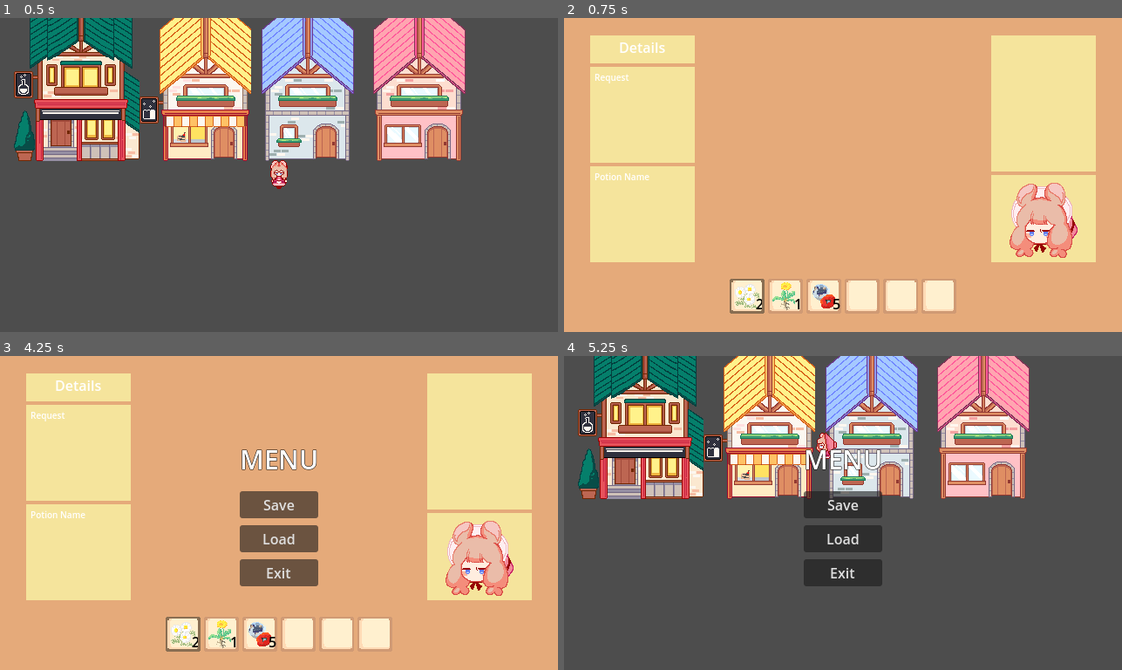
Above: before the commit, frames 1-4 (two rows, left to right).
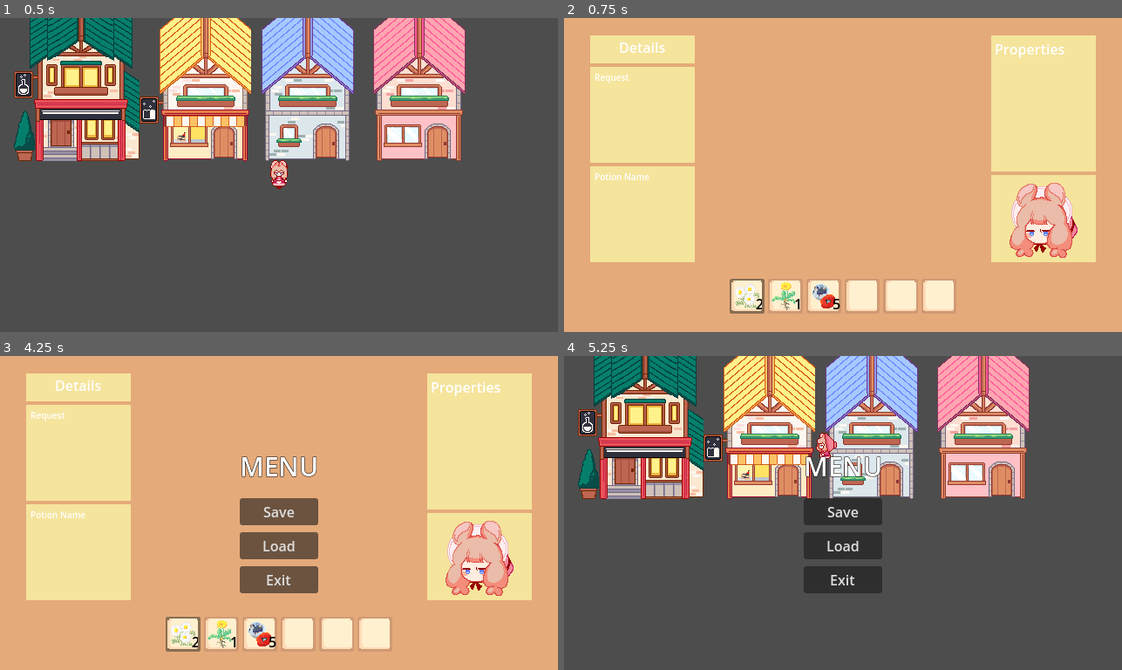
Above: after the commit, the same moments.

Repository: clara0/ApothecaryGame
Game: Godot game, scene res://scenes/main.tscn
Same seed, same stepped clock (60 frames per second), same inputs: the game is played once before the commit and once after it.
Inputs:
- Up to frame 1 (0.5 s): no input
- Up to frame 2 (0.75 s): tap Enter (enter) at 0.5 s; hold D (right) from 0.53 s (still down); tap C (craft_temp) at 0.6 s
- Up to frame 3 (4.25 s): tap Space at 1.25 s; release D (right) at 1.28 s; hold Escape (back) 1.28-2.03 s; tap Enter (enter) at 1.35, 2, 2.85 s; hold D (right) 2.03-2.78 s; tap C (craft_temp) at 2.1, 3.6 s; hold W (up) 2.78-3.53 s; hold A (left) from 3.53 s (still down); tap X (menu) at 4.15 s
- Up to frame 4 (5.25 s): tap Enter (enter) at 4.35 s; tap Space at 5 s; release A (left) at 5.03 s; hold Escape (back) from 5.03 s (still down); tap C (craft_temp) at 5.1 s

Frame 1 is identical in both runs. In frame 2, 0.2% of the frame differs, in the area x 77-90%, y 8-13%; in frame 3, 3.1%, in the area x 42-90%, y 8-76%; in frame 4, 2.9%.

Commit message:
add effects and flavors to ingredients

Diff:
--- a/inventory/inv_item.gd
+++ b/inventory/inv_item.gd
@@ -5,3 +5,17 @@
 @export var name: String = ""
 @export var texture: Texture2D
 @export var desc: String = ""
+@export var effects: Dictionary = {
+	"heat": 0,
+	"cool": 0,
+	"pain relief": 0,
+	"calm": 0,
+	"digestion": 0,
+}
+@export var flavors: Dictionary = {
+	"bitter": 0,
+	"salty": 0,
+	"sour": 0,
+	"spicy": 0,
+	"sweet": 0,
+}
--- a/inventory/invs/mat_inv_player.tres
+++ b/inventory/invs/mat_inv_player.tres
@@ -23,5 +23,4 @@
 
 [resource]
 script = ExtResource("2_vtbwh")
-name = ""
 inv_slots = Array[ExtResource("1_cx3ad")]([SubResource("Resource_vrrpd"), SubResource("Resource_k2exe"), SubResource("Resource_sp0gh")])
--- a/project.godot
+++ b/project.godot
@@ -12,7 +12,7 @@
 
 config/name="Apothecary Game"
 run/main_scene="res://scenes/main.tscn"
-config/features=PackedStringArray("4.3", "Forward Plus")
+config/features=PackedStringArray("4.5", "Forward Plus")
 config/icon="res://icon.svg"
 
 [autoload]
--- a/scenes/inventory/inv_detail.gd
+++ b/scenes/inventory/inv_detail.gd
@@ -8,7 +8,18 @@
 	$Detail/MarginContainer/VBoxContainer/FocusItem/VSplitContainer/Quantity
 @onready var desc: Label = \
 	$Detail/MarginContainer/VBoxContainer/ItemDesc/Desc
+@onready var effects: Label = \
+	$Detail/MarginContainer/VBoxContainer/Properties/HSplitContainer/Effects
+@onready var flavors: Label = \
+	$Detail/MarginContainer/VBoxContainer/Properties/HSplitContainer/Flavors
 
+
+func format_list(data: Dictionary):
+	var formatted: String = ""
+	for d in data:
+		if (data[d] != 0):
+			formatted += d + ": " + str(data[d]) + "\n"
+	return formatted.strip_edges(true, true)
 
 func load_slot(slot: InvSlot) -> void:
 	if slot == null:
@@ -18,10 +29,14 @@
 	name_label.text = slot.item.name
 	quantity.text = str(slot.quant)
 	desc.text = slot.item.desc
+	effects.text = format_list(slot.item.effects)
+	flavors.text = format_list(slot.item.flavors)
 
 
 func clear() -> void:
 	image.texture = null
-	name_label.text = "There is Nothing Here"
+	name_label.text = ""
 	quantity.text = "0"
-	desc.text = "filler text filler text this shouldn't show up"
+	desc.text = ""
+	effects.text = ""
+	flavors.text = ""
--- a/scenes/inventory/inv_detail.tscn
+++ b/scenes/inventory/inv_detail.tscn
@@ -81,10 +81,33 @@
 theme_override_constants/margin_bottom = 10
 
 [node name="Desc" type="Label" parent="Detail/MarginContainer/VBoxContainer/ItemDesc"]
-custom_minimum_size = Vector2(100, 80)
+custom_minimum_size = Vector2(100, 50)
 layout_mode = 2
 theme_override_font_sizes/font_size = 8
 text = "some random placeholder text description hello blahblah blah blahv uh huh yeah"
+autowrap_mode = 2
+
+[node name="Properties" type="MarginContainer" parent="Detail/MarginContainer/VBoxContainer"]
+layout_mode = 2
+theme_override_constants/margin_left = 5
+theme_override_constants/margin_right = 5
+
+[node name="HSplitContainer" type="HSplitContainer" parent="Detail/MarginContainer/VBoxContainer/Properties"]
+layout_mode = 2
+theme_override_constants/separation = 5
+
+[node name="Effects" type="Label" parent="Detail/MarginContainer/VBoxContainer/Properties/HSplitContainer"]
+custom_minimum_size = Vector2(92, 50)
+layout_mode = 2
+theme_override_font_sizes/font_size = 8
+text = "placeholder text
+more placeholder"
+
+[node name="Flavors" type="Label" parent="Detail/MarginContainer/VBoxContainer/Properties/HSplitContainer"]
+custom_minimum_size = Vector2(0, 50)
+layout_mode = 2
+theme_override_font_sizes/font_size = 8
+text = "placeholder flavor text"
 autowrap_mode = 2
 
 [node name="BonnieStats" type="HSplitContainer" parent="Detail/MarginContainer/VBoxContainer"]
@@ -125,12 +148,10 @@
 layout_mode = 2
 size_flags_vertical = 0
 theme_override_font_sizes/font_size = 8
-text = "Happiness:
-"
+text = "Happiness:"
 
 [node name="Money" type="Label" parent="Detail/MarginContainer/VBoxContainer/BonnieStats/MarginContainer/Stats"]
 layout_mode = 2
 size_flags_vertical = 0
 theme_override_font_sizes/font_size = 8
-text = "$$$:
-"
+text = "$$$:"
--- a/scenes/menus/game_menu.tscn
+++ b/scenes/menus/game_menu.tscn
@@ -1,6 +1,7 @@
-[gd_scene load_steps=2 format=3 uid="uid://co1hr67rpogvn"]
+[gd_scene load_steps=3 format=3 uid="uid://co1hr67rpogvn"]
 
 [ext_resource type="Script" uid="uid://5iqkf6hvoop4" path="res://scenes/menus/game_menu.gd" id="1_voayh"]
+[ext_resource type="Texture2D" uid="uid://srs5iam0fysa" path="res://graphics/ui/menu/header_button.png" id="2_q0jvu"]
 
 [node name="GameMenu" type="Control"]
 layout_mode = 3
@@ -37,6 +38,10 @@
 layout_mode = 2
 theme_override_constants/separation = 16
 
+[node name="Header" type="NinePatchRect" parent="MarginContainer/VBoxContainer"]
+layout_mode = 2
+texture = ExtResource("2_q0jvu")
+
 [node name="Label" type="Label" parent="MarginContainer/VBoxContainer"]
 layout_mode = 2
 theme_override_constants/outline_size = 2
--- a/scenes/menus/potion/bonnie.tscn
+++ b/scenes/menus/potion/bonnie.tscn
@@ -32,10 +32,24 @@
 layout_mode = 2
 texture = ExtResource("1_47p23")
 
-[node name="Label" type="Label" parent="VBoxContainer/MarginContainer/NinePatchRect"]
+[node name="MarginContainer" type="MarginContainer" parent="VBoxContainer/MarginContainer/NinePatchRect"]
+layout_mode = 0
+offset_right = 120.0
+offset_bottom = 156.0
+theme_override_constants/margin_left = 4
+theme_override_constants/margin_top = 4
+theme_override_constants/margin_right = 4
+theme_override_constants/margin_bottom = 4
+
+[node name="VBoxContainer" type="VBoxContainer" parent="VBoxContainer/MarginContainer/NinePatchRect/MarginContainer"]
 layout_mode = 2
-offset_right = 100.0
-offset_bottom = 23.0
+
+[node name="Label" type="Label" parent="VBoxContainer/MarginContainer/NinePatchRect/MarginContainer/VBoxContainer"]
+layout_mode = 2
+text = "Properties"
+
+[node name="Properties" type="Label" parent="VBoxContainer/MarginContainer/NinePatchRect/MarginContainer/VBoxContainer"]
+layout_mode = 2
 
 [node name="Bonnie" type="MarginContainer" parent="VBoxContainer"]
 custom_minimum_size = Vector2(120, 100)
--- a/scenes/menus/potion/ingredients.gd
+++ b/scenes/menus/potion/ingredients.gd
@@ -12,7 +12,6 @@
 
 @onready var inv = preload("res://inventory/invs/mat_inv_player.tres")
 @onready var slots = $GridContainer.get_children()
-
 
 # Called when the node enters the scene tree for the first time.
 func _ready() -> void:
--- a/scenes/menus/potion/potion_craft_menu.tscn
+++ b/scenes/menus/potion/potion_craft_menu.tscn
@@ -75,7 +75,7 @@
 layout_mode = 2
 size_flags_horizontal = 4
 
-[node name="Bonnie" parent="MarginContainer/VSplitContainer/MarginContainer/HBoxContainer" instance=ExtResource("4_i0umm")]
+[node name="Ingredient" parent="MarginContainer/VSplitContainer/MarginContainer/HBoxContainer" instance=ExtResource("4_i0umm")]
 custom_minimum_size = Vector2(120, 260)
 layout_mode = 2
 size_flags_vertical = 8
--- a/singletons/persist.gd
+++ b/singletons/persist.gd
@@ -1,11 +1,11 @@
 extends Node
 
 
-func create_save_file(name: String) -> FileAccess:
+func create_save_file(file_name: String) -> FileAccess:
 	var dir = DirAccess.open("user://save")
 	if !dir:
 		DirAccess.make_dir_recursive_absolute("user://save")
-	return FileAccess.open("user://save/" + name, FileAccess.WRITE)
+	return FileAccess.open("user://save/" + file_name, FileAccess.WRITE)
 
 
 func save_game() -> void:
Binary file added: graphics/ui/menu/header_button.png
Not shown, added: graphics/ui/menu/header_button.png.import
Not shown: 1 places in inventory/invs/mat_inv_player.tres that only renumber resources
Not shown: 1 places in inventory/items/chamomile.tres that only renumber resources
Not shown: 1 places in scenes/inventory/player_inv.tscn that only renumber resources
Not shown: 1 places in scenes/main.tscn that only renumber resources
